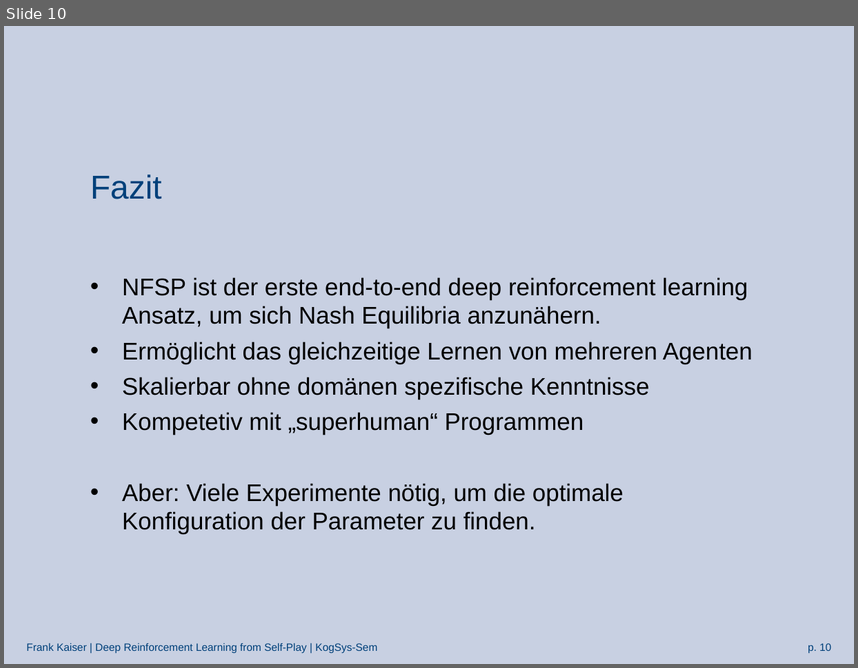
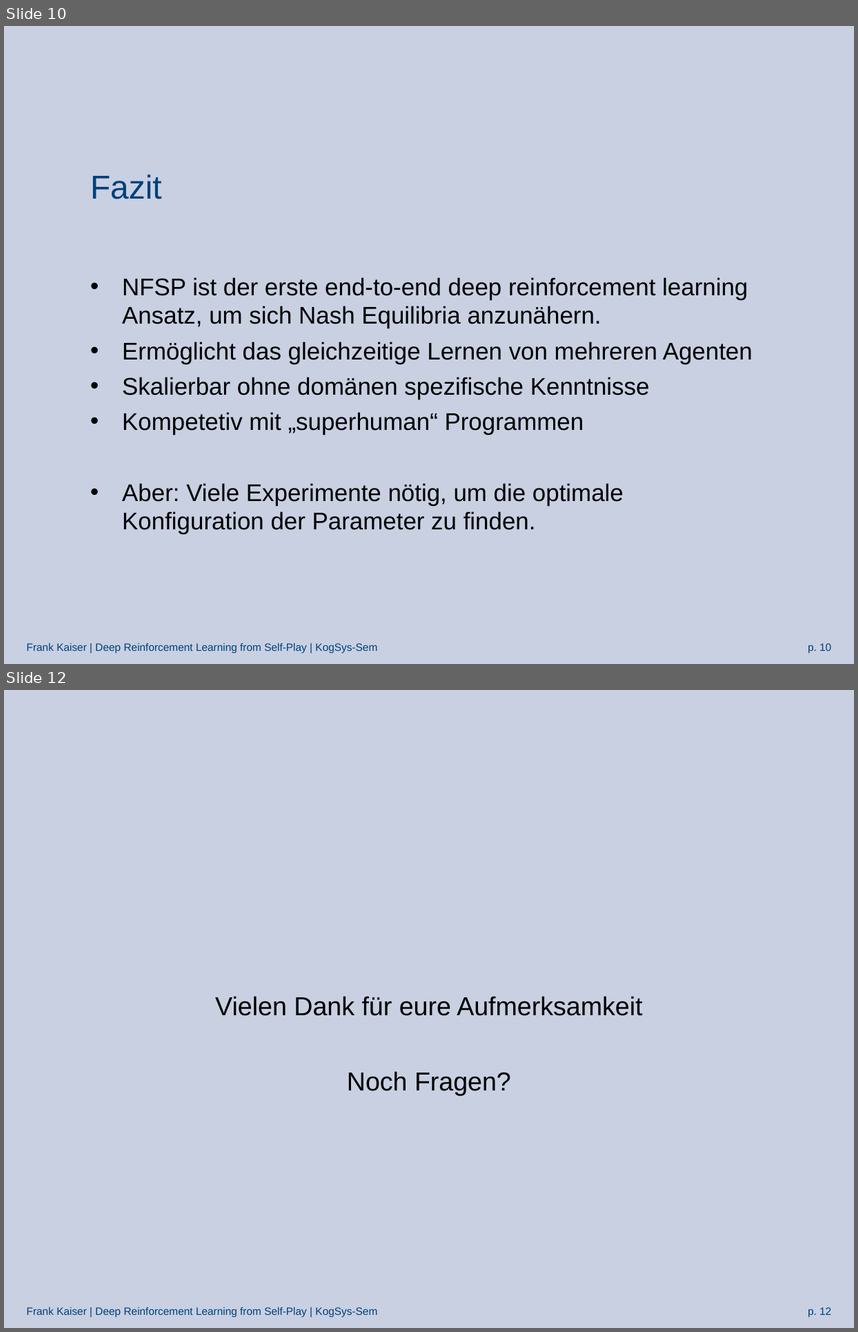
Before and after one commit to Arosares/studies, a slide deck: KogSys-Sem/Präsentation_nfsp.odp. Shown one above the other, each under a label of ours: slide 10 before the commit, slides 10 and 12 after it; the slides between them are not shown. The pictures are 858x668 and 858x1332 pixels, drawn with LibreOffice and Linux fonts; fonts in the diff are those of the drawing; background and template pictures are left out. Boxes give left, top, right and bottom in pixels: in the first picture for what was removed or moved away, otherwise in the second. Text is boxed around its words. In the diff, an @@ line names an element or a change of style, - is before the commit and + after.

```diff
--- a/KogSys-Sem/Präsentation_nfsp.odp
+++ b/KogSys-Sem/Präsentation_nfsp.odp
@@ slide 12 added at bbox=[4, 690, 854, 1328], background picture (left out); not listed: 2 template elements that a slide beside it also shows @@
@@ subtitle added at bbox=[215, 996, 642, 1096], 22 pt, text #000000 @@
+Vielen Dank für eure Aufmerksamkeit
+Noch Fragen?
```
Also in this commit, not shown: 1 other slide added, 1 other file.
